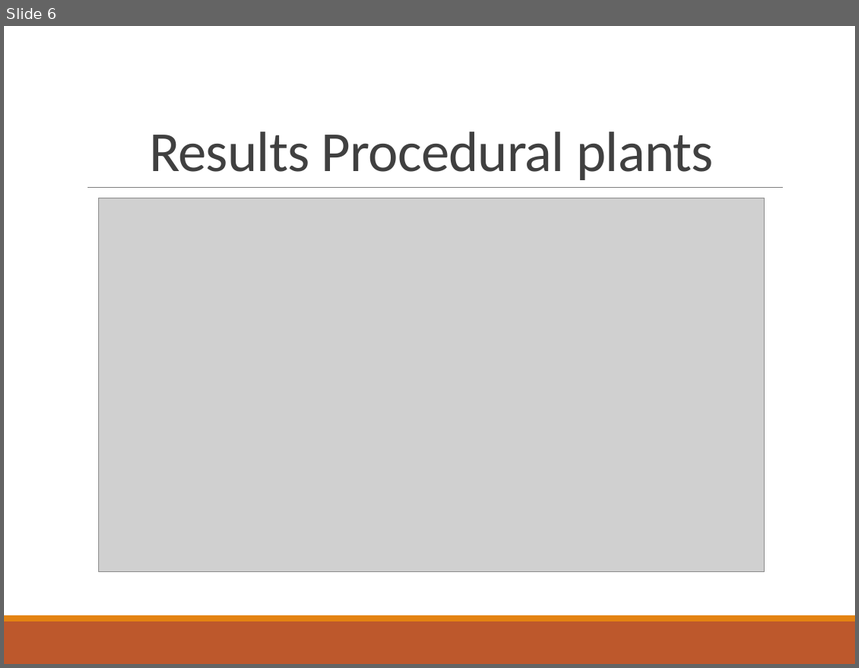
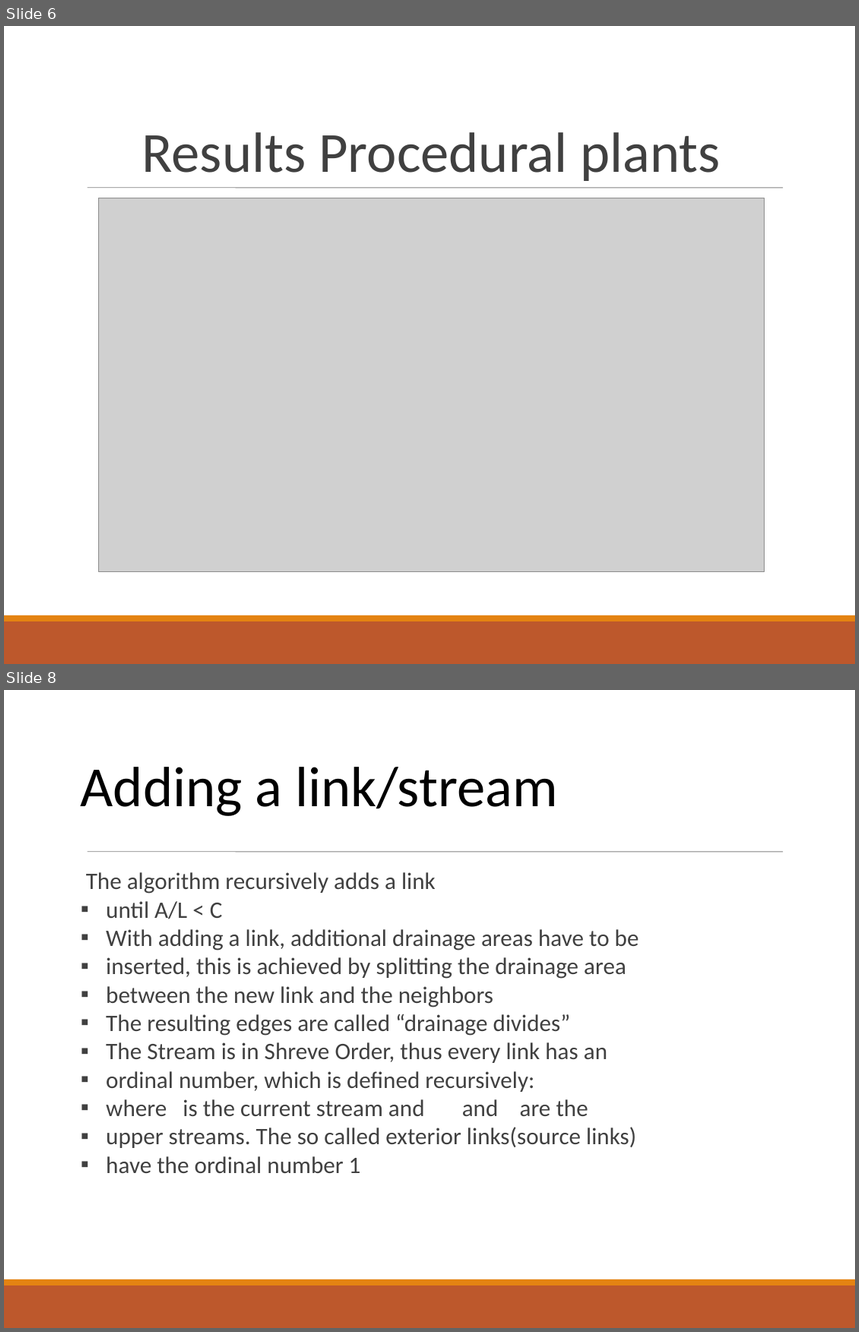
Before and after one commit to Philipp-M/ACG, a slide deck: proceduralTerrainAndTrees_project2/presentation/Advanced Computer Graphics.pptx. Shown one above the other, each under a label of ours: slide 6 before the commit, slides 6 and 8 after it; the slides between them are not shown. The pictures are 859x668 and 859x1332 pixels, drawn with LibreOffice and Linux fonts; fonts in the diff are those of the drawing; grey boxes stand for pictures. Boxes give left, top, right and bottom in pixels: in the first picture for what was removed or moved away, otherwise in the second. Text is boxed around its words. In the diff, an @@ line names an element or a change of style, - is before the commit and + after.

```diff
--- a/proceduralTerrainAndTrees_project2/presentation/Advanced Computer Graphics.pptx
+++ b/proceduralTerrainAndTrees_project2/presentation/Advanced Computer Graphics.pptx
@@ slide 8 added at (x1=4, y1=690, x2=855, y2=1328), background #FFFFFF; not listed: 3 template elements that a slide beside it also shows @@
@@ text added at (x1=81, y1=767, x2=557, y2=816), 48 pt, text #000000 @@
+Adding a link/stream
@@ text added at (x1=86, y1=872, x2=639, y2=1173), 20 pt, text #404040 @@
+▪ The algorithm recursively adds a link
+  until A/L < C
+▪ With adding a link, additional drainage areas have to be
+  inserted, this is achieved by splitting the drainage area
+  between the new link and the neighbors
+▪ The resulting edges are called “drainage divides”
+▪ The Stream is in Shreve Order, thus every link has an
+  ordinal number, which is defined recursively:
+  where is the current stream and and are the
+  upper streams. The so called exterior links(source links)
+  have the ordinal number 1
@@ slide 6 changed as well @@
@@ text "Results Procedural plants" at (x1=142, y1=132, x2=721, y2=181): letter spacing -0.5 to 0 pt; line spacing 0.85 to 1 @@
@@ line (88, 188) - (783, 188): stroke #808080 0.5 pt to #808080 0.51 pt @@
```
Also in this commit, not shown: 5 other slides changed, 11 other slides added, 1 slide removed, 2 other files.
